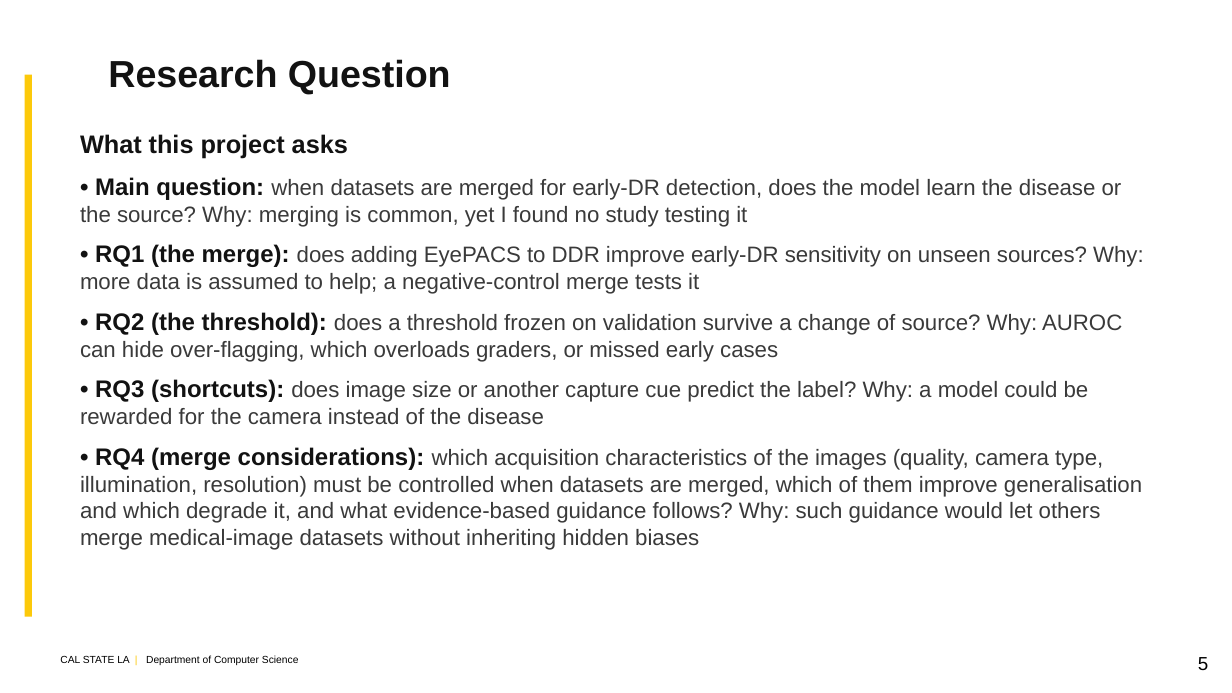
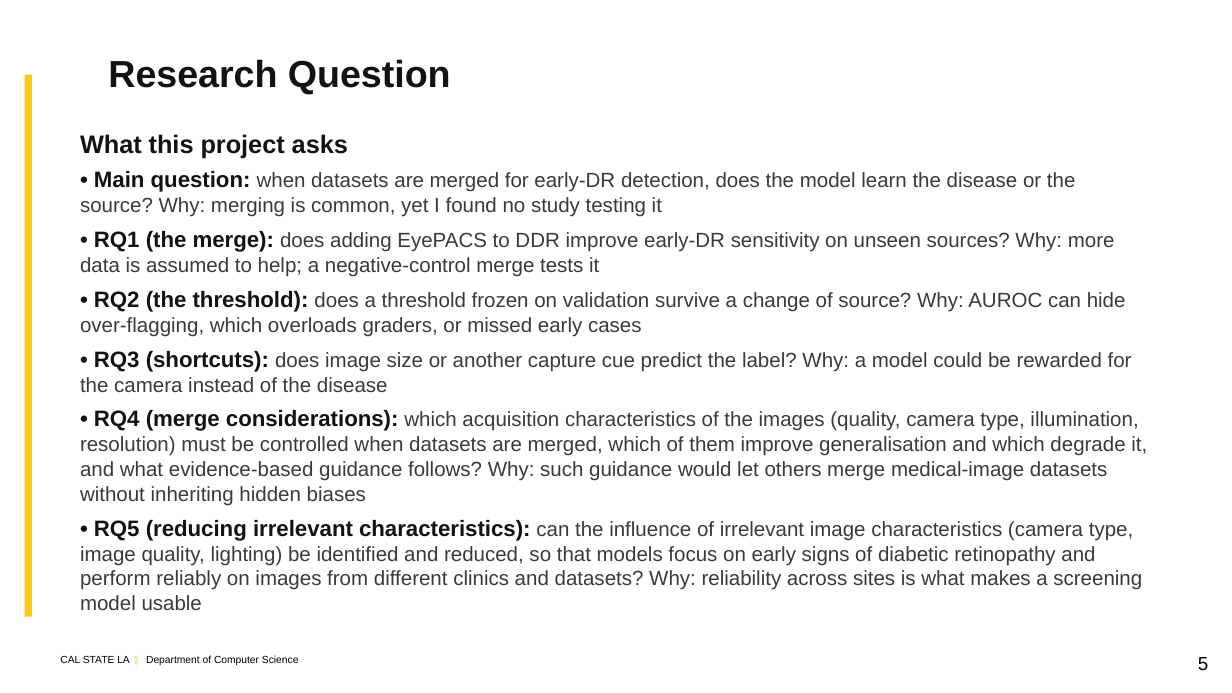
Before and after one commit to kazimab1/Early-DR, a slide deck: slide 5 of DR_Final_5min.pptx. Drawn at 1232x693 pixels with LibreOffice and Linux fonts; fonts in the diff are those of the drawing; background and template pictures are left out. Boxes give left, top, right and bottom in pixels: in the first picture for what was removed or moved away, otherwise in the second. Text is boxed around its words. In the diff, an @@ line names an element or a change of style, - is before the commit and + after.

```diff
--- a/DR_Final_5min.pptx
+++ b/DR_Final_5min.pptx
@@ text at (80,171,1147,506): size 14 to 13 pt in "• Main question:", "• RQ1 (the merge):", "• RQ2 (the threshold):", "• RQ3 (shortcuts):" and 1 more places; size 13 to 12 pt in "when datasets are merged for early-DR detection, ...", "does adding EyePACS to DDR improve early-DR ...", "does a threshold frozen on validation survive ...", "does image size or another capture cue ..." and 1 more places; less space between paragraphs @@
@@ text at (80,520,1142,610): paragraph added @@
+• RQ5 (reducing irrelevant characteristics): can the influence of irrelevant image characteristics (camera type, image quality, lighting) be identified and reduced, so that models focus on early signs of diabetic retinopathy and perform reliably on images from different clinics and datasets? Why: reliability across sites is what makes a screening model usable
```
Also in this commit, not shown: 3 other slides changed, 1 slide added, 1 other file.
